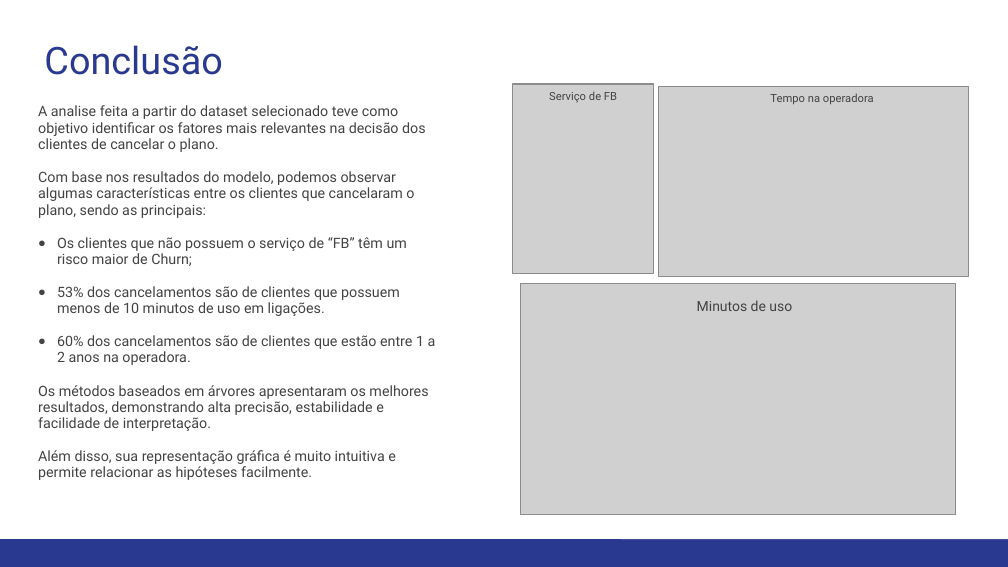
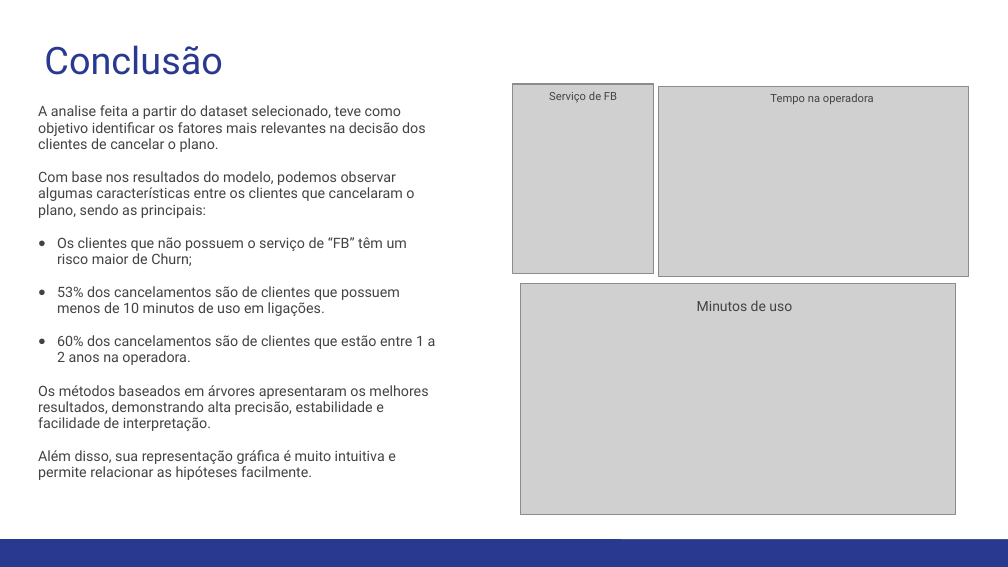
Before and after one commit to lidiambsouza/taxa_rotatividade_telecom, a slide deck: slide 21 of Taxa Rotatividade Telecomunicação.pptx (slide 16 before the commit). Drawn at 1008x567 pixels with LibreOffice and Linux fonts; fonts in the diff are those of the drawing; grey boxes stand for pictures. Boxes give left, top, right and bottom in pixels: in the first picture for what was removed or moved away, otherwise in the second. Text is boxed around its words. In the diff, an @@ line names an element or a change of style, - is before the commit and + after.

```diff
--- a/Taxa Rotatividade Telecomunicação.pptx
+++ b/Taxa Rotatividade Telecomunicação.pptx
@@ text at (38,105,426,152): text changed @@
-A analise feita a partir do dataset selecionado teve como objetivo identificar os fatores mais relevantes na decisão dos clientes de cancelar o plano.
+A analise feita a partir do dataset selecionado, teve como objetivo identificar os fatores mais relevantes na decisão dos clientes de cancelar o plano.
```
Also in this commit, not shown: 4 other slides changed, 5 slides added.
